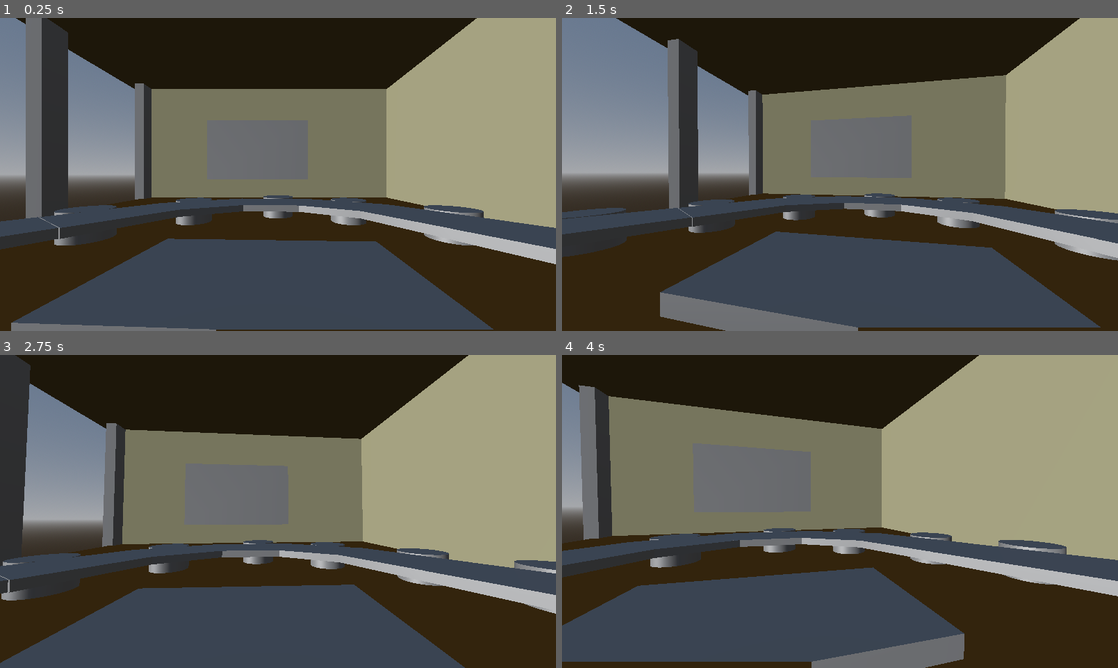
Above: before the commit, frames 1-4 (two rows, left to right).
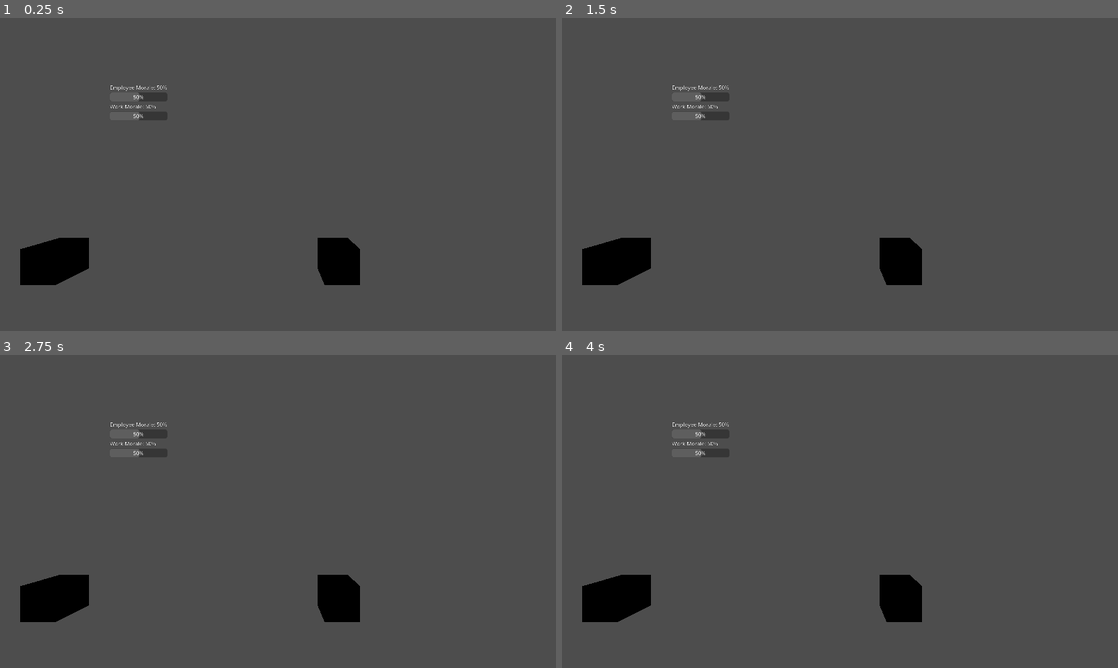
Above: after the commit, the same moments.

Repository: DebugCookie/FIB_GameJam
Game: Godot game, scene res://test_game_loop_scene.tscn
The game is run twice, just before and just after one commit, with the same random seed, the same clock (stepped at 60 frames per second) and the same inputs. Before the commit the project starts from res://maxTestScene.tscn.
Inputs (mouse positions are in pixels of both pictures, inside the frame that each line leads up to):
- Up to frame 1 (0.25 s): no input
- Up to frame 2 (1.5 s): tap Enter (ui_accept) at 0.5, 0.77, 1.25 s; move the mouse to (867, 174) at 0.52 s; hold Up (ui_up) from 0.53 s (still down); click (867, 174) at 0.67 s; move the mouse to (812, 174) at 1.27 s
- Up to frame 3 (2.75 s): keep holding Up (ui_up); tap Enter (ui_accept) at 1.52, 2 s; move the mouse to (289, 505) at 2.02 s
- Up to frame 4 (4 s): keep holding Up (ui_up); tap Enter (ui_accept) at 2.75, 3.02, 3.5, 3.77 s; move the mouse to (834, 517) at 2.77 s; click (834, 517) at 2.92 s; move the mouse to (878, 514) at 3.52 s

The runs differ from the first frame. In frame 1, 78% of the frame differs, in the area x 0-100%, y 0-100%; in frame 2, 80%; in frame 3, 79%; in frame 4, 81%.

Commit message:
Dialogue system added

Diff:
--- a/Json/dialogue.json
+++ b/Json/dialogue.json
@@ -1,34 +1,18 @@
 {
-  "Alice": {
-	"pro_employee": [
-	  {
-		"text": "Jag älskar mitt jobb och mina kollegor!",
-		"weight": 5,
-		"morale_impact": { "employee": 15, "work": -5 }
-	  }
-	],
-	"pro_work": [
-	  {
-		"text": "Att arbeta hårt ger alltid resultat i längden.",
-		"weight": 4,
-		"morale_impact": { "employee": -10, "work": 15 }
-	  }
-	]
-  },
-  "Bob": {
-	"pro_employee": [
-	  {
-		"text": "Företagskulturen här är helt fantastisk under min ledning.",
-		"weight": 3,
-		"morale_impact": { "employee": 10, "work": -2 }
-	  }
-	],
-	"pro_work": [
-	  {
-		"text": "Produktivitet handlar om fokus, inte timmar.",
-		"weight": 4,
-		"morale_impact": { "employee": -5, "work": 10 }
-	  }
-	]
-  }
+  "Karen": [
+	{ "text": "Upgrade everyone to a Thinkpad", "weight": 5, "morale_impact": { "employee": 10, "work": -2 } },
+	{ "text": "Change office dresscode every single day", "weight": 5, "morale_impact": { "employee": 10, "work": -2 } },
+	{ "text": "Drill a hole in office mugs", "weight": 3, "morale_impact": { "employee": -5, "work": 15 } }
+  ],
+  "BossBaby": [
+	{ "text": "Buy me a Ferrari", "weight": 4, "morale_impact": { "employee": 12, "work": 0 } },
+	{ "text": "Let me work 2 hours a day", "weight": 5, "morale_impact": { "employee": -20, "work": 25 } },
+	{ "text": "Lets party in Ibiza every weekend", "weight": 6, "morale_impact": { "employee": -20, "work": 25 } }
+  ],
+  "Celine": [],
+  "David": [],
+  "Erik": [],
+  "Frida": [],
+  "Gustav": [],
+  "Hanna": []
 }
--- a/UiTesting.tscn
+++ /dev/null
@@ -1,53 +0,0 @@
-[gd_scene format=3 uid="uid://v5hcyr5nn8gl"]
-
-[ext_resource type="Script" uid="uid://4bj6q8ju820n" path="res://scripts/ui_testing.gd" id="1_bmwoe"]
-
-[node name="CanvasLayer" type="CanvasLayer" unique_id=611852621]
-script = ExtResource("1_bmwoe")
-
-[node name="VBoxContainer" type="VBoxContainer" parent="." unique_id=214759381]
-offset_right = 1155.0
-offset_bottom = 650.0
-
-[node name="MoraleBarsContainer" type="VBoxContainer" parent="VBoxContainer" unique_id=214322413]
-custom_minimum_size = Vector2(0, 25.24)
-layout_mode = 2
-
-[node name="Employeebar" type="ProgressBar" parent="VBoxContainer/MoraleBarsContainer" unique_id=754747535]
-unique_name_in_owner = true
-layout_mode = 2
-
-[node name="EmployeeBarLabel" type="Label" parent="VBoxContainer/MoraleBarsContainer/Employeebar" unique_id=1691618167]
-unique_name_in_owner = true
-layout_mode = 0
-offset_right = 40.0
-offset_bottom = 23.0
-text = "EmployeeMorale"
-
-[node name="WorkBar" type="ProgressBar" parent="VBoxContainer/MoraleBarsContainer" unique_id=549849692]
-unique_name_in_owner = true
-layout_mode = 2
-
-[node name="WorkBarLabel" type="Label" parent="VBoxContainer/MoraleBarsContainer/WorkBar" unique_id=674532473]
-unique_name_in_owner = true
-layout_mode = 0
-offset_right = 40.0
-offset_bottom = 23.0
-text = "Work Morale"
-
-[node name="DialogueLabel" type="Label" parent="VBoxContainer" unique_id=1953999854]
-layout_mode = 2
-
-[node name="ButtonContainer" type="HBoxContainer" parent="VBoxContainer" unique_id=410901632]
-layout_mode = 2
-
-[node name="YesButton" type="Button" parent="VBoxContainer/ButtonContainer" unique_id=1249747737]
-layout_mode = 2
-text = "YES"
-
-[node name="NoButton" type="Button" parent="VBoxContainer/ButtonContainer" unique_id=638138319]
-layout_mode = 2
-text = "NO"
-
-[node name="CharacterLabel" type="Label" parent="VBoxContainer" unique_id=1850586119]
-layout_mode = 2
--- /dev/null
+++ b/bubble.gd
@@ -0,0 +1,32 @@
+extends Node3D
+class_name Bubble3D
+
+@onready var dialogue_label: Label = $SubViewport/VBoxContainer/DialogueLabel
+@onready var character_label: Label = $SubViewport/VBoxContainer/CharacterLabel
+
+
+signal bubble_expired
+
+var current_impact: Dictionary = {}
+var active_timer: SceneTreeTimer = null
+
+func setup_bubble(char_name: String, text: String, impact: Dictionary) -> void:
+	character_label.text = char_name
+	dialogue_label.text = text
+	current_impact = impact
+	show()
+
+	active_timer = get_tree().create_timer(5.0)
+	await active_timer.timeout
+	if is_visible_in_tree():
+		bubble_expired.emit()
+		hide_bubble()
+
+func _ready() -> void:
+	hide_bubble()
+
+
+
+func hide_bubble() -> void:
+	hide()
+	current_impact = {}
--- /dev/null
+++ b/bubble.tscn
@@ -0,0 +1,24 @@
+[gd_scene format=3 uid="uid://bytxipnxorm4y"]
+
+[ext_resource type="Script" uid="uid://bel5c8ul0s42h" path="res://bubble.gd" id="1_n2mqj"]
+
+[sub_resource type="ViewportTexture" id="ViewportTexture_1vivr"]
+viewport_path = NodePath("SubViewport")
+
+[node name="Bubble3D" type="Node3D" unique_id=706933889]
+script = ExtResource("1_n2mqj")
+
+[node name="SubViewport" type="SubViewport" parent="." unique_id=1760913540]
+
+[node name="VBoxContainer" type="VBoxContainer" parent="SubViewport" unique_id=1205927695]
+offset_right = 40.0
+offset_bottom = 40.0
+
+[node name="CharacterLabel" type="Label" parent="SubViewport/VBoxContainer" unique_id=709994585]
+layout_mode = 2
+
+[node name="DialogueLabel" type="Label" parent="SubViewport/VBoxContainer" unique_id=524804525]
+layout_mode = 2
+
+[node name="Sprite3D" type="Sprite3D" parent="." unique_id=2133175379]
+texture = SubResource("ViewportTexture_1vivr")
--- /dev/null
+++ b/character_3d.tscn
@@ -0,0 +1,15 @@
+[gd_scene format=3 uid="uid://dlnm4crlnxca7"]
+
+[ext_resource type="Script" uid="uid://2jytpbpy30x2" path="res://scripts/character.gd" id="1_loobb"]
+[ext_resource type="PackedScene" uid="uid://bytxipnxorm4y" path="res://bubble.tscn" id="2_lnme8"]
+
+[sub_resource type="BoxMesh" id="BoxMesh_1vivr"]
+
+[node name="Character3D" type="Node3D" unique_id=923122773]
+script = ExtResource("1_loobb")
+
+[node name="Bubble3D" parent="." unique_id=706933889 instance=ExtResource("2_lnme8")]
+transform = Transform3D(1, 0, 0, 0, 1, 0, 0, 0, 1, 4.777054, 3.0837429, 0)
+
+[node name="MeshInstance3D" type="MeshInstance3D" parent="." unique_id=811227690]
+mesh = SubResource("BoxMesh_1vivr")
--- /dev/null
+++ b/global_morale_3d.tscn
@@ -0,0 +1,34 @@
+[gd_scene format=3 uid="uid://dt7ibabu7str8"]
+
+[ext_resource type="Script" uid="uid://cju1ky0digoqd" path="res://scripts/global_morale.gd" id="1_ihg0h"]
+
+[sub_resource type="ViewportTexture" id="ViewportTexture_1vivr"]
+viewport_path = NodePath("SubViewport")
+
+[node name="GlobalMorale3D" type="Node3D" unique_id=615809671]
+script = ExtResource("1_ihg0h")
+
+[node name="SubViewport" type="SubViewport" parent="." unique_id=1381473040]
+transparent_bg = true
+
+[node name="VBoxContainer" type="VBoxContainer" parent="SubViewport" unique_id=1907699019]
+offset_right = 40.0
+offset_bottom = 40.0
+
+[node name="EmployeeBarLabel" type="Label" parent="SubViewport/VBoxContainer" unique_id=1213951175]
+layout_mode = 2
+text = "EmployeeBar"
+
+[node name="EmployeeBar" type="ProgressBar" parent="SubViewport/VBoxContainer" unique_id=1589470304]
+layout_mode = 2
+
+[node name="WorkBarLabel" type="Label" parent="SubViewport/VBoxContainer" unique_id=805497809]
+layout_mode = 2
+text = "WorkBar"
+
+[node name="WorkBar" type="ProgressBar" parent="SubViewport/VBoxContainer" unique_id=1569005437]
+layout_mode = 2
+
+[node name="Sprite3D" type="Sprite3D" parent="." unique_id=1238865906]
+billboard = 1
+texture = SubResource("ViewportTexture_1vivr")
--- a/project.godot
+++ b/project.godot
@@ -11,7 +11,7 @@
 [application]
 
 config/name="FIB_GameJam"
-run/main_scene="uid://p601cch5st5d"
+run/main_scene="uid://dmbqkj8pgcw6t"
 config/features=PackedStringArray("4.7", "Forward Plus")
 config/icon="res://icon.svg"
 
--- /dev/null
+++ b/scripts/DialogueGameLoop.gd
@@ -0,0 +1,33 @@
+extends Node3D
+
+@onready var characters_container: Node3D = $Characters
+@onready var global_morale_ui: GlobalMorale3D = $GlobalMorale3D
+
+var employee_morale: int = 50
+var work_morale: int = 50
+
+var manager: DialogueManager
+const DIALOGUE_FILE_PATH = "res://Json/dialogue.json"
+
+func _ready() -> void:
+	manager = DialogueManager.new()
+	if not manager.load_dialogue_file(DIALOGUE_FILE_PATH):
+		print("Kunde inte ladda JSON-dialogbanken!")
+		return
+
+	global_morale_ui.update_morale_display(employee_morale, work_morale)
+
+	for character in characters_container.get_children():
+		if character is Character3D:
+			character.start_character_loop(manager, self)
+
+func apply_morale_impact(is_yes: bool, impact: Dictionary) -> void:
+	var modifier = 1 if is_yes else -1
+
+	employee_morale += int(impact.get("employee", 0)) * modifier
+	work_morale += int(impact.get("work", 0)) * modifier
+
+	employee_morale = clamp(employee_morale, 0, 100)
+	work_morale = clamp(work_morale, 0, 100)
+
+	global_morale_ui.update_morale_display(employee_morale, work_morale)
--- /dev/null
+++ b/scripts/character.gd
@@ -0,0 +1,42 @@
+extends Node3D
+class_name Character3D
+
+@export var character_name: String = "Anna"
+
+@onready var bubble_3d: Bubble3D = $Bubble3D
+
+var world_scene: Node = null
+var manager: DialogueManager = null
+
+func start_character_loop(dm_manager: DialogueManager, main_world: Node) -> void:
+	manager = dm_manager
+	world_scene = main_world
+
+	bubble_3d.bubble_expired.connect(_on_bubble_left_alone)
+
+	prepare_next_speech()
+
+func prepare_next_speech() -> void:
+	var random_cooldown = randf_range(5.0, 10.0)
+	await get_tree().create_timer(random_cooldown).timeout
+
+	trigger_speech()
+
+func trigger_speech() -> void:
+	var rolled_dialogue = manager.pop_weighted_item(character_name)
+
+	if rolled_dialogue.is_empty():
+		return
+
+	var text = rolled_dialogue.get("text", "")
+	var impact = rolled_dialogue.get("morale_impact", {"employee": 0, "work": 0})
+
+	bubble_3d.setup_bubble(character_name, text, impact)
+
+
+func _on_player_choice(is_yes: bool, impact: Dictionary) -> void:
+	world_scene.apply_morale_impact(is_yes, impact)
+	prepare_next_speech()
+
+func _on_bubble_left_alone() -> void:
+	prepare_next_speech()
--- /dev/null
+++ b/scripts/global_morale.gd
@@ -0,0 +1,13 @@
+extends Node3D
+class_name GlobalMorale3D
+
+@onready var employee_bar: ProgressBar = $SubViewport/VBoxContainer/EmployeeBar
+@onready var work_bar: ProgressBar = $SubViewport/VBoxContainer/WorkBar
+@onready var employee_label: Label = $SubViewport/VBoxContainer/EmployeeBarLabel
+@onready var work_label: Label = $SubViewport/VBoxContainer/WorkBarLabel
+
+func update_morale_display(emp_morale: int, wrk_morale: int) -> void:
+	employee_bar.value = emp_morale
+	work_bar.value = wrk_morale
+	employee_label.text = "Employee Morale: %d%%" % emp_morale
+	work_label.text = "Work Morale: %d%%" % wrk_morale
--- a/scripts/testing_dialogue.gd
+++ b/scripts/testing_dialogue.gd
@@ -5,7 +5,6 @@
 
 func load_dialogue_file(file_path: String) -> bool:
 	if not FileAccess.file_exists(file_path):
-		printerr("Hittade inte filen: ", file_path)
 		return false
 	var file = FileAccess.open(file_path, FileAccess.READ)
 	var json_string = file.get_as_text()
@@ -16,34 +15,29 @@
 		return true
 	return false
 
-# Hämtar alla tillgängliga karaktärsnamn
-func get_character_names() -> Array:
-	return dialogue_data.keys()
+# Tar nu bara emot karaktärsnamnet, struntar helt i kategorier
+func pop_weighted_item(character_name: String) -> Dictionary:
+	# Hämtar listan med dialoger direkt från karaktären
+	var items: Array = dialogue_data.get(character_name, [])
 
-# Hämtar kategorierna för en specifik karaktär (t.ex. ["pro_employee", "pro_work"])
-func get_character_categories(character_name: String) -> Array:
-	var char_data = dialogue_data.get(character_name, {})
-	return char_data.keys()
-
-# Hämtar rådata-listan för en karaktärs specifika kategori
-func get_category_data(character_name: String, category: String) -> Array:
-	var char_data = dialogue_data.get(character_name, {})
-	return char_data.get(category, [])
-
-# Rullar ett slumpmässigt, viktat objekt baserat på karaktär och kategori
-func roll_weighted_item(character_name: String, category: String) -> Dictionary:
-	var items = get_category_data(character_name, category)
+	if items.is_empty():
+		return {}
 
 	var total_weight: int = 0
 	for item in items:
 		total_weight += int(item.get("weight", 0))
 
-	if total_weight == 0: return {}
+	if total_weight == 0:
+		return {}
 
 	var random_roll = randi() % total_weight
 	var current_sum = 0
-	for item in items:
-		current_sum += int(item.get("weight", 0))
+
+	for i in range(items.size()):
+		current_sum += int(items[i].get("weight", 0))
 		if random_roll < current_sum:
-			return item
+			var selected_item = items[i]
+			items.remove_at(i) # Tar fortfarande bort raden så den inte upprepas
+			return selected_item
+
 	return {}
--- /dev/null
+++ b/test_game_loop_scene.tscn
@@ -0,0 +1,24 @@
+[gd_scene format=3 uid="uid://dmbqkj8pgcw6t"]
+
+[ext_resource type="Script" uid="uid://8mm4xsiddp6e" path="res://scripts/DialogueGameLoop.gd" id="1_8h4lv"]
+[ext_resource type="PackedScene" uid="uid://dlnm4crlnxca7" path="res://character_3d.tscn" id="2_8pbpy"]
+[ext_resource type="PackedScene" uid="uid://dt7ibabu7str8" path="res://global_morale_3d.tscn" id="3_8pbpy"]
+
+[node name="TestGameLoopScene" type="Node3D" unique_id=2093011268]
+script = ExtResource("1_8h4lv")
+
+[node name="Characters" type="Node3D" parent="." unique_id=1859539821]
+
+[node name="KarenCharacter" parent="Characters" unique_id=923122773 instance=ExtResource("2_8pbpy")]
+transform = Transform3D(1, 0, 0, 0, 1, 0, 0, 0, 1, 4.280171, 0, 0)
+character_name = "Karen"
+
+[node name="BossBaby" parent="Characters" unique_id=929423696 instance=ExtResource("2_8pbpy")]
+transform = Transform3D(1, 0, 0, 0, 1, 0, 0, 0, 1, -4.2461963, 0, 0)
+character_name = "BossBaby"
+
+[node name="GlobalMorale3D" parent="." unique_id=615809671 instance=ExtResource("3_8pbpy")]
+transform = Transform3D(1, 0, 0, 0, 1, 0, 0, 0, 1, -0.0897665, 2.7994955, 0)
+
+[node name="Camera3D" type="Camera3D" parent="." unique_id=1217910064]
+transform = Transform3D(1, 0, 0, 0, 1, 0, 0, 0, 1, 2.4761436, 2.5924852, 6.2146344)
Not shown, added: bubble.gd.uid
Not shown, added: scripts/DialogueGameLoop.gd.uid
Not shown, added: scripts/character.gd.uid
Not shown, added: scripts/global_morale.gd.uid
